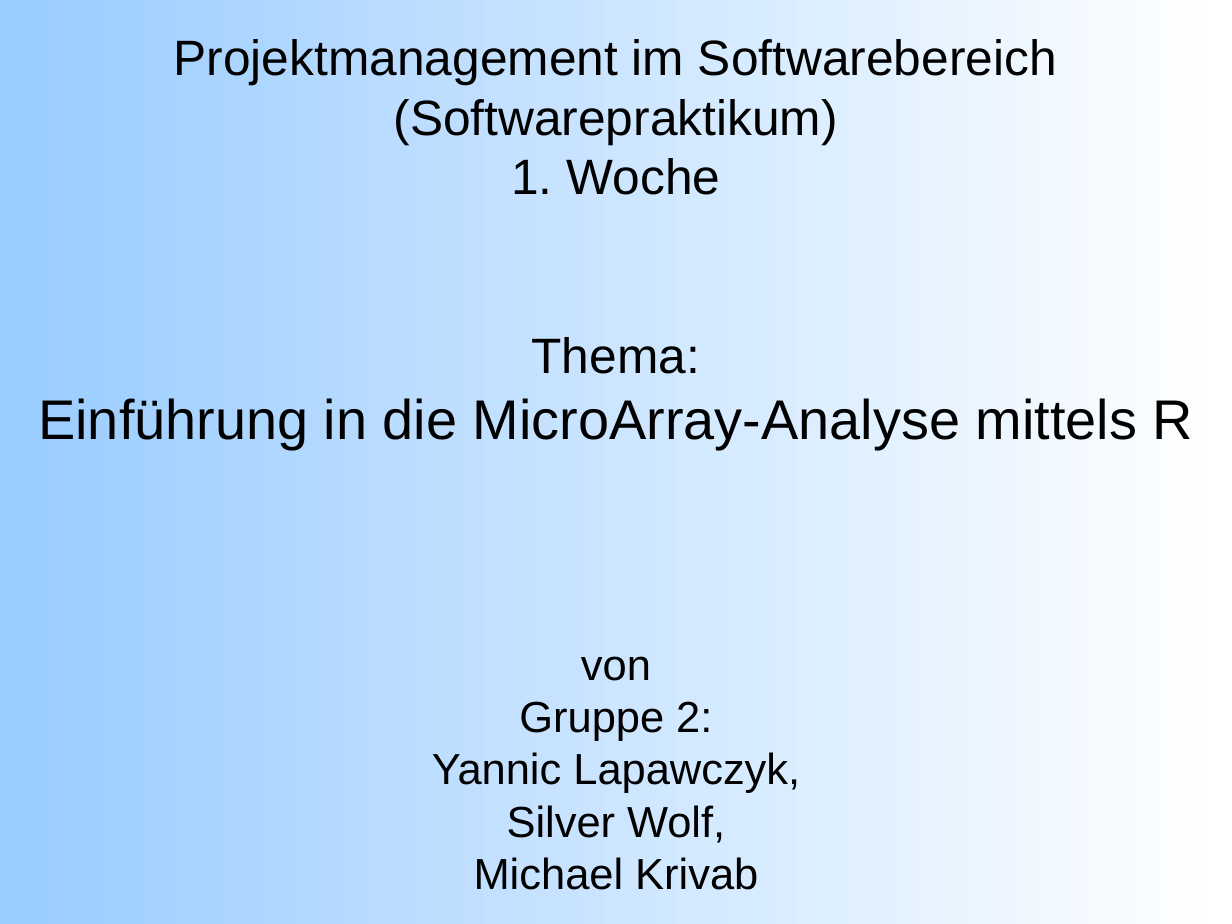
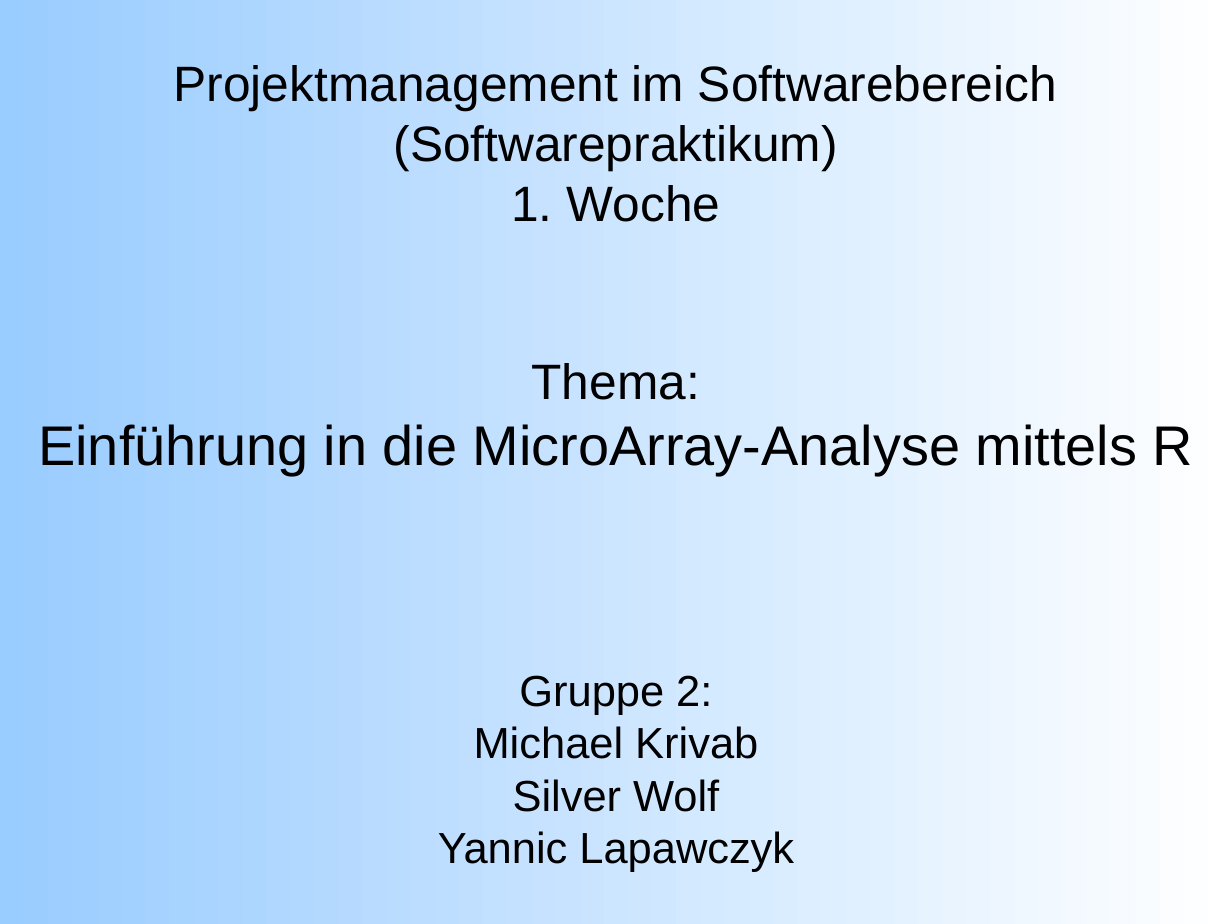
Before and after one commit to emmkey/GenEx, a slide deck: slide 1 of W1 Praesentation.odp. Drawn at 1232x924 pixels with LibreOffice and Linux fonts; fonts in the diff are those of the drawing. Boxes give left, top, right and bottom in pixels: in the first picture for what was removed or moved away, otherwise in the second. Text is boxed around its words. In the diff, an @@ line names an element or a change of style, - is before the commit and + after.

```diff
--- a/W1 Praesentation.odp
+++ b/W1 Praesentation.odp
@@ title at bbox=[38, 65, 1192, 872]: text changed @@
-Projektmanagement im Softwarebereich (Softwarepraktikum)
-1. Woche
-Thema:
-Einführung in die MicroArray-Analyse mittels R
-von
-Gruppe 2:
-Yannic Lapawczyk,
-Silver Wolf,
-Michael Krivab
+Projektmanagement im Softwarebereich (Softwarepraktikum)
+1. Woche
+Thema:
+Einführung in die MicroArray-Analyse mittels R
+Gruppe 2:
+Michael Krivab
+Silver Wolf
+Yannic Lapawczyk
```
Also in this commit, not shown: 10 other slides changed, 1 slide added, 1 other file.
